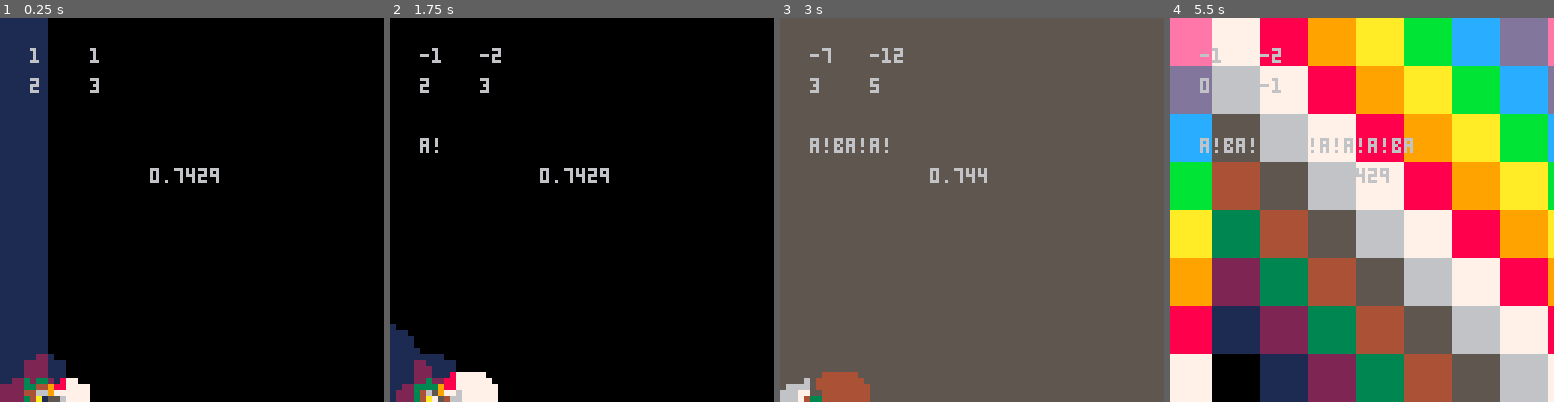
Above: before the commit, frames 1-4 (left to right).
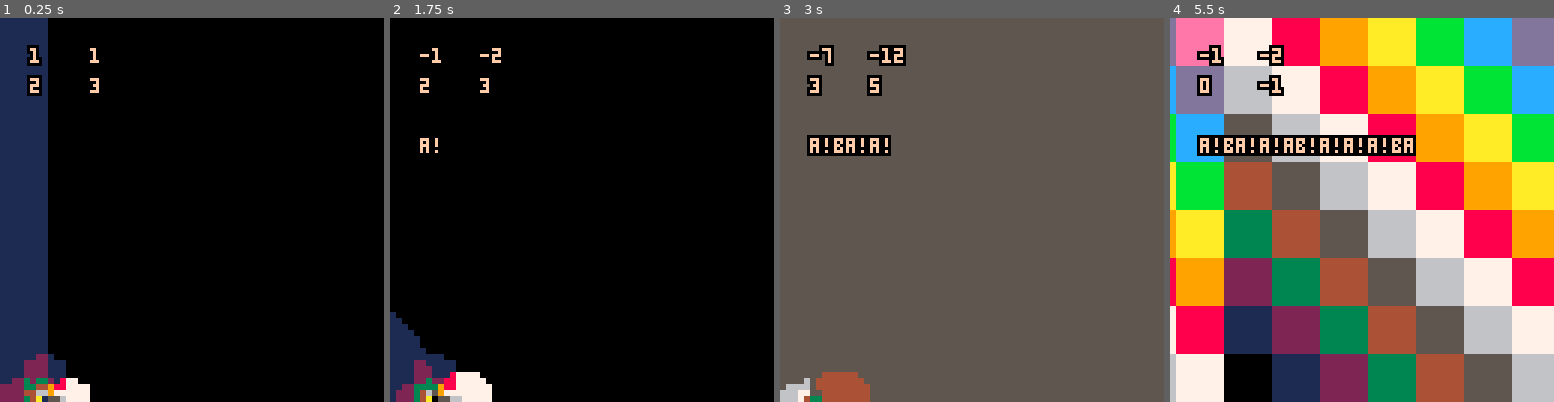
Above: after the commit, the same moments.

Repository: m4thpro/sl2z
Game: PICO-8 cartridge sl2z.p8
Two runs of this game, one before a commit and one after it. Both use one fixed random seed, a clock stepped at 60 frames per second and the inputs below.
Inputs:
- Up to frame 1 (0.25 s): no input
- Up to frame 2 (1.75 s): hold Right from 1.6 s (still down)
- Up to frame 3 (3 s): release Right at 2.1 s; hold Up 2.15-2.42 s; hold Right from 2.47 s (still down)
- Up to frame 4 (5.5 s): release Right at 3.03 s; hold Left 3.08-3.58 s; hold Down 3.63-3.97 s; hold Right 4.02-4.68 s; hold Up 4.73-5.03 s; hold Left from 5.08 s (still down)

The runs differ from the first frame. In frame 1, 0.8% of the frame differs, in the area x 7-58%, y 7-43%; in frame 2, 1.1%; in frame 3, 2.6%; in frame 4, 28%, in the area x 0-100%, y 0-100%.

Commit message:
outline text

Diff:
--- a/sl2z.p8
+++ b/sl2z.p8
@@ -61,13 +61,23 @@
       timer = time()
    end
 
-   --if matrix[1][1] == 1 and matrix[2][1] == 0 and matrix[1][2] == 0 and matrix[2][2] == 1 then
-   --matrix = random_sl2z()
-   --end
+   if matrix[1][1] == 1 and matrix[2][1] == 0 and matrix[1][2] == 0 and matrix[2][2] == 1 then
+      matrix = random_sl2z()
+      drawn = matrix
+   end
+end
+
+function printo(text,x,y)
+   for i= -1,1 do
+      for j= -1,1 do
+	 print(text,x+i,y+j,0)
+      end
+   end
+   print(text,x,y,15)
 end
 
 function _draw()
-   local speed = 0.8
+   local speed = 1.0
    local t = (time() - timer) / speed
    local s = 1 - t
 
@@ -86,7 +96,6 @@
    local dy, ny
    local cx, cy
 
-   local scale  = 0.5
    local x, c
 
    local dxd = m01^2/256 + 1/8*m01*m11
@@ -99,11 +108,15 @@
    local y = 127 / 32
    local y2 = y*y
 
+   local dx0 = 4*m012 + m11*(m11 - 4*m01)
+   local nx0 = 4*m0001 - 2*m01*m10 - 2*m00*m11 + m10*m11
+   local dy0 = 4*m012 - 4*m01*m11 + m11^2
+
    for j = 1, 64 do
-      dx =  m012*y2 + 4*m012 - 4*m01*m11 + m11^2
-      nx =  m0001*y2 + 4*m0001 - 2*m01*m10 - 2*m00*m11 + m10*m11
-      dy =  m012*y2 + 4*m012 - 4*m01*m11 + m11^2
-      ny =  -m01*m10*y + m00*m11*y
+      dx =  m012*y2 + dx0
+      nx =  m0001*y2 + nx0
+      dy =  m012*y2 + dy0
+      ny =  (-m01*m10 + m00*m11)*y
       y2 += 1/256 - y/8
       y -= 1/16
 
@@ -122,13 +135,13 @@
       vmem = vmem + 64
    end
 
-   print( stat(1),50,50 )
+   --print( stat(1),50,50 )
 
-   print(drawn[1][1],10,10)
-   print(drawn[2][1],30,10)
-   print(drawn[1][2],10,20)
-   print(drawn[2][2],30,20)
-   print(word,10,40)
+   printo(drawn[1][1],10,10)
+   printo(drawn[2][1],30,10)
+   printo(drawn[1][2],10,20)
+   printo(drawn[2][2],30,20)
+   printo(word,10,40)
 end
 __gfx__
 00000000000000000000000000000000000000000000000000000000000000000000000000000000000000000000000000000000000000000000000000000000
